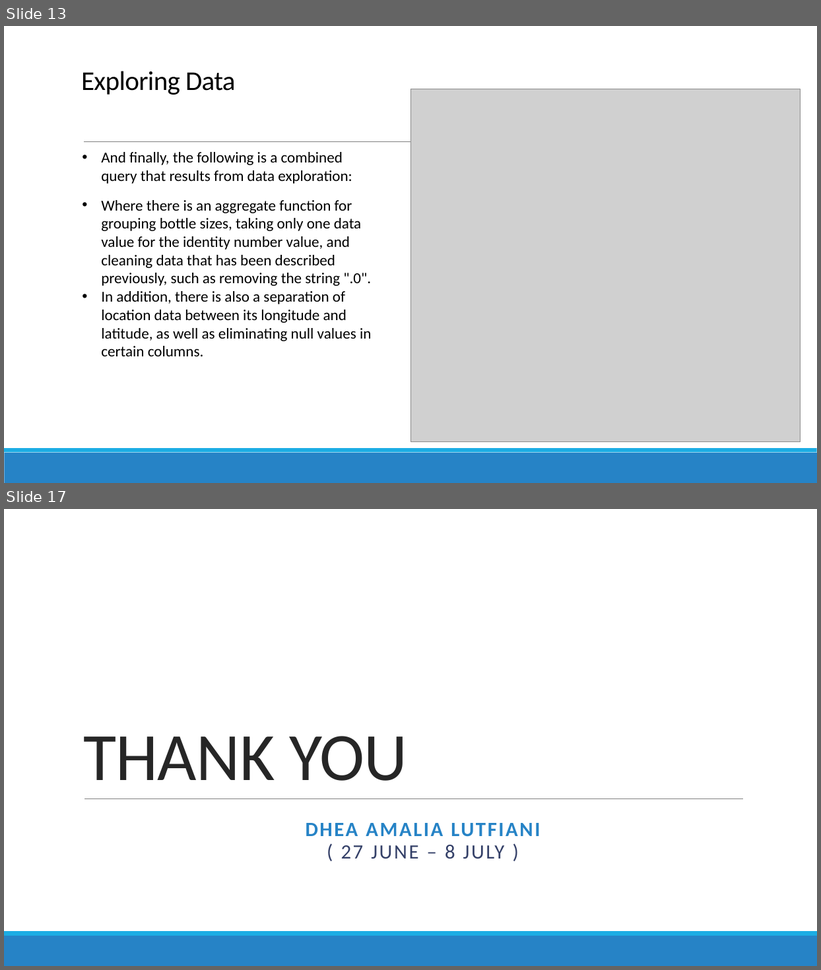
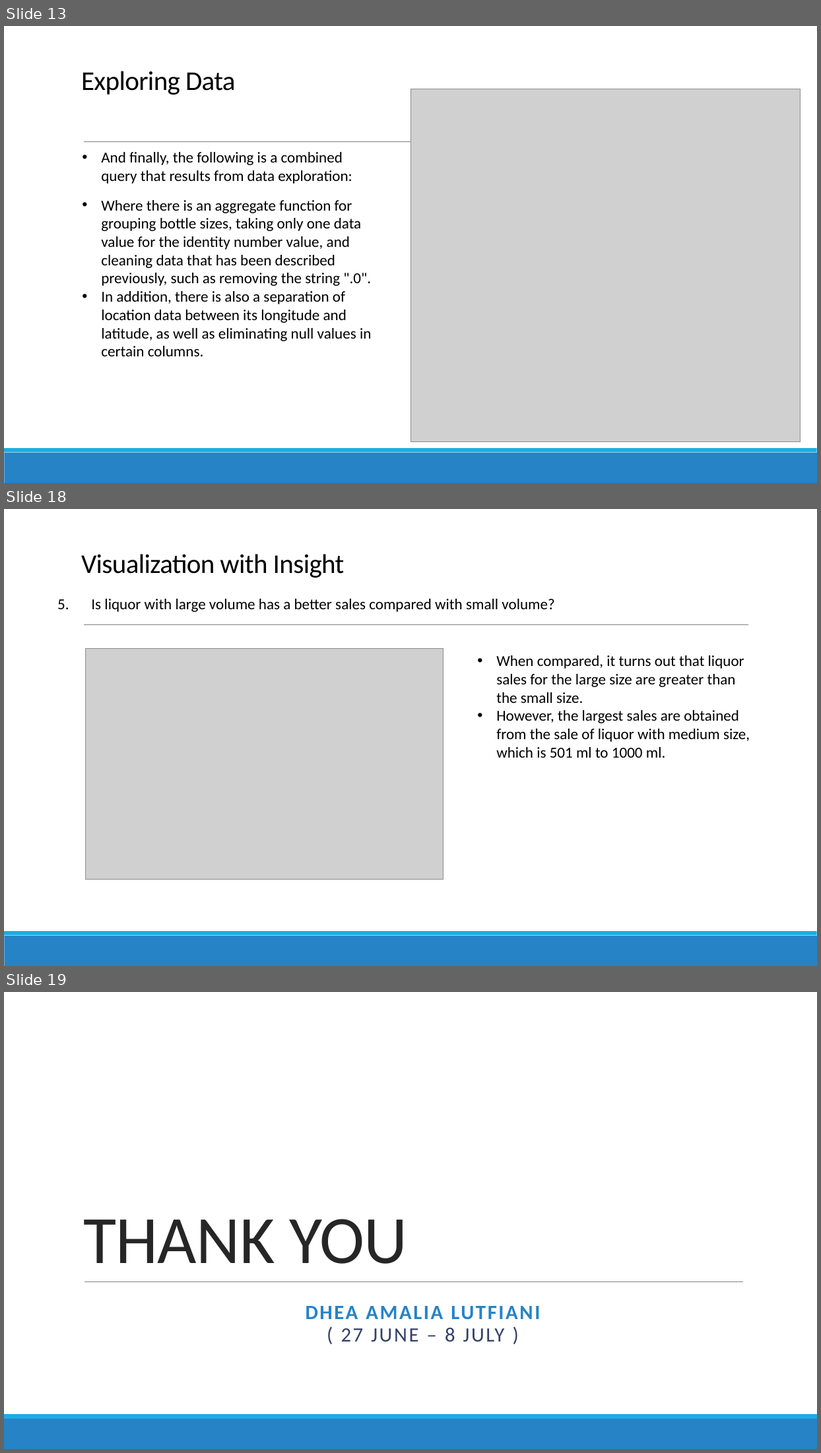
Before and after one commit to damalialutfiani/Iowa-Liquor-Sales-Project, a slide deck: Iowa-Liquor-Sales-Project.pptx. Shown one above the other, each under a label of ours: slides 13 and 17 before the commit, slides 13, 18 and 19 after it; the slides between them are not shown. The pictures are 821x970 and 821x1453 pixels, drawn with LibreOffice and Linux fonts; fonts in the diff are those of the drawing; grey boxes stand for pictures. Boxes give left, top, right and bottom in pixels: in the first picture for what was removed or moved away, otherwise in the second. Text is boxed around its words. In the diff, an @@ line names an element or a change of style, - is before the commit and + after.

```diff
--- a/Iowa-Liquor-Sales-Project.pptx
+++ b/Iowa-Liquor-Sales-Project.pptx
@@ slide 18 added at (4,509,817,966), background #FFFFFF; not listed: 3 template elements that a slide beside it also shows @@
@@ title added at (81,554,345,578), 32 pt, text #000000 @@
+Visualization with Insight
@@ text added at (57,599,554,612), 18 pt, text #000000 @@
+5. Is liquor with large volume has a better sales compared with small volume?
@@ picture added at (86,648,443,880) @@
@@ text added at (496,656,750,758), 18 pt, text #000000 @@
+• When compared, it turns out that liquor sales for the large size are greater than the small size.
+• However, the largest sales are obtained from the sale of liquor with medium size, which is 501 ml to 1000 ml.
@@ what was slide 17 is now slide 19 @@
```
Also in this commit, not shown: 3 slides changed, 1 other slide added.
